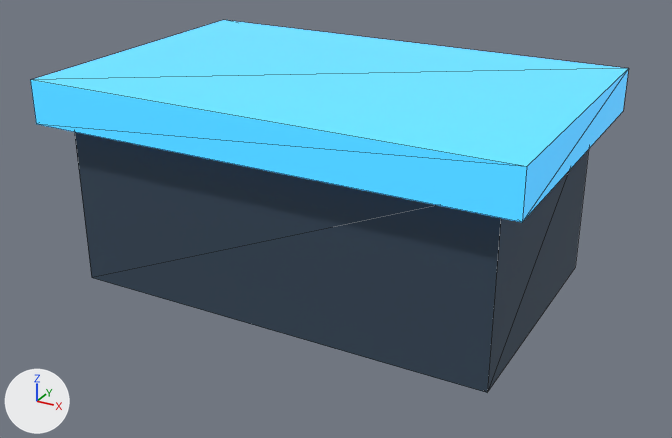
The glTF model public/assets/models/environment/frozen/frozen_altar.glb, before and after one commit.
Before and after are seen from a 50 mm camera at (1.75, -3.18, 1.85) aimed at (0.04, -0.08, 0.3). Arrows for +X, +Y and +Z are at lower left; the lights stay in place. The older version comes first. Mesh edges are drawn as thin lines. Where no turn or scale is listed for an object, it has been applied to the vertices. Vertices at exactly the same position are counted once.
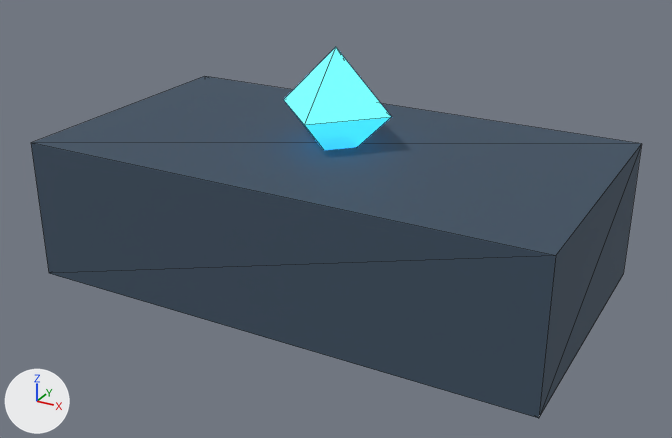
The change, as a diff of the scene's bpy script:
```diff
--- a/public/assets/models/environment/frozen/frozen_altar.glb.py
+++ b/public/assets/models/environment/frozen/frozen_altar.glb.py
@@ mat_material_1 @@
 mat_material_1.roughness = 0.2
-mat_material_1.emission_color = (0.00561, 0.184, 0.402)  # blue #1177aa
+mat_material_1.emission_color = (0.016, 0.402, 0.723)  # cyan #22aadd
 mat_material_1.emission_strength = 1.4
@@ me_mesh_0 @@
 # used by ob_mesh_0; location = (0.0, 0.0, 0.38)
-me_mesh_0.from_pydata(...)  # 8 vertices, 12 faces; spans x -0.9..0.9, y -0.55..0.55, z -0.38..0.38
+me_mesh_0.from_pydata(...)  # 8 vertices, 12 faces; spans x -1.1..1.1, y -0.6..0.6, z -0.3..0.3
+# me_mesh_0 part 1: the whole mesh is scaled about its middle by (1.22, 1.09, 0.8)
 me_mesh_0.materials.append(mat_material_0)
@@ me_mesh_1 @@
 # used by ob_mesh_1; location = (0.0, 0.0, 0.8)
 # verts and faces of me_mesh_1; kept vertices keep their numbers, new ones are numbered from 8
 # before: 0 (1.0, -0.65, 0.09) at pixel (526, 166), 1 (1.0, 0.65, 0.09) at pixel (628, 68), 2 (1.0, -0.65, -0.09) at pixel (522, 222), 3 (1.0, 0.65, -0.09) at pixel (623, 111), 4 (-1.0, 0.65, 0.09) at pixel (223, 19)
 # before: 5 (-1.0, -0.65, 0.09) at pixel (30, 79), 6 (-1.0, 0.65, -0.09), 7 (-1.0, -0.65, -0.09) at pixel (36, 124)
-me_mesh_1.from_pydata(...)  # 8 vertices, 12 faces; spans x -1.0..1.0, y -0.65..0.65, z -0.09..0.09
+me_mesh_1.from_pydata(...)  # 6 vertices, 8 faces; spans x -0.25..0.25, y -0.25..0.25, z -0.25..0.25
+# me_mesh_1 part 2
+delete_vertices([*range(0, 8)])  # with the faces that use them
+# me_mesh_1 part 3
+verts[8] = (0.0, 0.0, 0.25)  # pixel (335, 46)
+verts[9] = (0.0, -0.25, 0.0)  # pixel (304, 124)
+verts[10] = (0.25, 0.0, 0.0)  # pixel (391, 116)
+verts[11] = (0.0, 0.0, -0.25)
+verts[12] = (0.0, 0.25, 0.0)
+verts[13] = (-0.25, 0.0, 0.0)  # pixel (283, 99)
+faces += [(8, 9, 10), (9, 11, 10), (10, 11, 12), (8, 10, 12), (8, 12, 13), (11, 13, 12)]
+faces += [(9, 13, 11), (8, 13, 9)]
 me_mesh_1.materials.append(mat_material_1)
@@ ob_mesh_0 @@
 ob_mesh_0 = bpy.data.objects.new('Mesh_0', me_mesh_0)
-ob_mesh_0.location = (0.0, 0.0, 0.38)
+ob_mesh_0.location = (0.0, 0.0, 0.3)
@@ ob_mesh_1 @@
 ob_mesh_1 = bpy.data.objects.new('Mesh_1', me_mesh_1)
-ob_mesh_1.location = (0.0, 0.0, 0.8)
+ob_mesh_1.location = (0.0, 0.0, 0.75)
```

Changed parts and their boxes (x1, y1, x2, y2) in the pictures (672 x 438 px):
'Mesh_0', rescaled
    before: (74, 132, 589, 393)
    after: (31, 76, 641, 418)
'Mesh_1', recoloured, reshaped, moved
    before: (30, 20, 628, 222)
    after: (283, 47, 391, 150)
part 2 of me_mesh_1, deleted
    before: (30, 20, 628, 222)
part 3 of me_mesh_1, added
    after: (283, 47, 391, 150)
